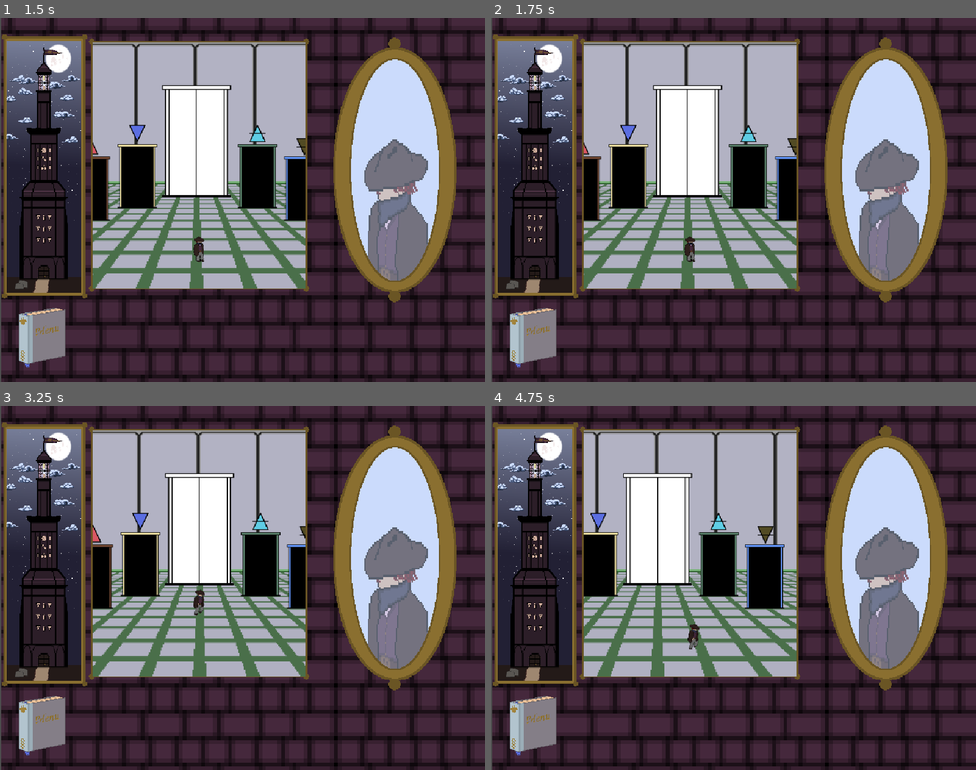
Above: before the commit, frames 1-4 (two rows, left to right).
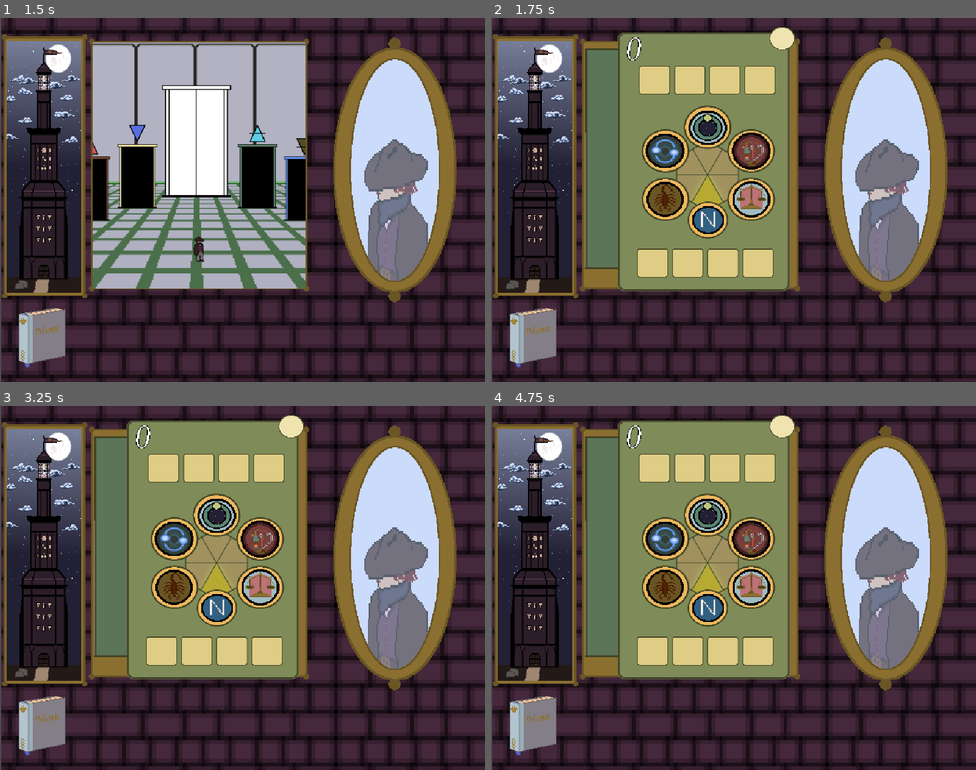
Above: after the commit, the same moments.

Repository: mccajd/Quintessential
Game: Godot game, scene res://Scenes/main_menu.tscn
Two runs of this game, one before a commit and one after it. Both use one fixed random seed, a clock stepped at 60 frames per second and the inputs below.
Inputs (mouse positions are in pixels of both pictures, inside the frame that each line leads up to):
- Up to frame 1 (1.5 s): click (441, 178) at 0.5 s; move the mouse to (349, 181) at 1.27 s; press the mouse at (349, 181) at 1.28 s
- Up to frame 2 (1.75 s): tap 0 (selectBeacon0, bound only after the commit) at 1.55 s
- Up to frame 3 (3.25 s): tap Enter at 2 s; move the mouse to (145, 606) at 2.02 s; release the mouse at (145, 606) at 2.03 s; tap 0 (selectBeacon0, bound only after the commit) at 2.1, 3.05 s; click (145, 606) at 2.3 s; move the mouse to (291, 507) at 2.77 s; press the mouse at (291, 507) at 2.78 s
- Up to frame 4 (4.75 s): move the mouse to (709, 660) at 3.52 s; release the mouse at (709, 660) at 3.53 s; tap 0 (selectBeacon0, bound only after the commit) at 3.6, 4.55 s; click (709, 660) at 3.8 s; move the mouse to (879, 642) at 4.27 s; press the mouse at (879, 642) at 4.28 s

Frame 1 is identical in both runs. In frame 2, 30% of the frame differs, in the area x 19-63%, y 2-76%; in frame 3, 30%; in frame 4, 30%.

Commit message:
Added keybinds to select nodes

Diff:
--- a/Scripts/beacon_node.gd
+++ b/Scripts/beacon_node.gd
@@ -152,6 +152,8 @@
 
 
 func _handle_button_logic():
+	_keybind_select(id)
+
 	if (!hovered): return
 
 	if (Input.is_action_just_pressed("select")):
@@ -206,3 +208,17 @@
 		100: return "res://assets/symbols/moon_symbol.png"
 		200: return "res://assets/symbols/sun_symbol.png"
 		300: return "res://assets/symbols/moon2_symbol.png"
+
+
+func _keybind_select(id):
+	# Hack.rjy This way you don't have to create a bunch of 'if' comparisons
+	# This handles Tens, otherwise there would be a bunch of errors since selectBeacon10 doesn't exist
+	if (id == 10):
+		if (Input.is_action_just_pressed("selectBeacon0")):
+			$SelectionSprite2D.visible = true
+			selected.emit(self)
+		return
+
+	if (Input.is_action_just_pressed("selectBeacon"+str(id))):
+		$SelectionSprite2D.visible = true
+		selected.emit(self)
--- a/project.godot
+++ b/project.godot
@@ -41,6 +41,56 @@
 "events": [Object(InputEventKey,"resource_local_to_scene":false,"resource_name":"","device":-1,"window_id":0,"alt_press …(195 unchanged characters)…
 ]
 }
+selectBeacon1={
+"deadzone": 0.2,
+"events": [Object(InputEventKey,"resource_local_to_scene":false,"resource_name":"","device":-1,"window_id":0,"alt_pressed":false,"shift_pressed":false,"ctrl_pressed":false,"meta_pressed":false,"pressed":false,"keycode":0,"physical_keycode":49,"key_label":0,"unicode":49,"location":0,"echo":false,"script":null)
+]
+}
+selectBeacon2={
+"deadzone": 0.2,
+"events": [Object(InputEventKey,"resource_local_to_scene":false,"resource_name":"","device":-1,"window_id":0,"alt_pressed":false,"shift_pressed":false,"ctrl_pressed":false,"meta_pressed":false,"pressed":false,"keycode":0,"physical_keycode":50,"key_label":0,"unicode":50,"location":0,"echo":false,"script":null)
+]
+}
+selectBeacon3={
+"deadzone": 0.2,
+"events": [Object(InputEventKey,"resource_local_to_scene":false,"resource_name":"","device":-1,"window_id":0,"alt_pressed":false,"shift_pressed":false,"ctrl_pressed":false,"meta_pressed":false,"pressed":false,"keycode":0,"physical_keycode":51,"key_label":0,"unicode":51,"location":0,"echo":false,"script":null)
+]
+}
+selectBeacon4={
+"deadzone": 0.2,
+"events": [Object(InputEventKey,"resource_local_to_scene":false,"resource_name":"","device":-1,"window_id":0,"alt_pressed":false,"shift_pressed":false,"ctrl_pressed":false,"meta_pressed":false,"pressed":false,"keycode":0,"physical_keycode":52,"key_label":0,"unicode":52,"location":0,"echo":false,"script":null)
+]
+}
+selectBeacon5={
+"deadzone": 0.2,
+"events": [Object(InputEventKey,"resource_local_to_scene":false,"resource_name":"","device":-1,"window_id":0,"alt_pressed":false,"shift_pressed":false,"ctrl_pressed":false,"meta_pressed":false,"pressed":false,"keycode":0,"physical_keycode":53,"key_label":0,"unicode":53,"location":0,"echo":false,"script":null)
+]
+}
+selectBeacon6={
+"deadzone": 0.2,
+"events": [Object(InputEventKey,"resource_local_to_scene":false,"resource_name":"","device":-1,"window_id":0,"alt_pressed":false,"shift_pressed":false,"ctrl_pressed":false,"meta_pressed":false,"pressed":false,"keycode":0,"physical_keycode":54,"key_label":0,"unicode":54,"location":0,"echo":false,"script":null)
+]
+}
+selectBeacon7={
+"deadzone": 0.2,
+"events": [Object(InputEventKey,"resource_local_to_scene":false,"resource_name":"","device":-1,"window_id":0,"alt_pressed":false,"shift_pressed":false,"ctrl_pressed":false,"meta_pressed":false,"pressed":false,"keycode":0,"physical_keycode":55,"key_label":0,"unicode":55,"location":0,"echo":false,"script":null)
+]
+}
+selectBeacon8={
+"deadzone": 0.2,
+"events": [Object(InputEventKey,"resource_local_to_scene":false,"resource_name":"","device":-1,"window_id":0,"alt_pressed":false,"shift_pressed":false,"ctrl_pressed":false,"meta_pressed":false,"pressed":false,"keycode":0,"physical_keycode":56,"key_label":0,"unicode":56,"location":0,"echo":false,"script":null)
+]
+}
+selectBeacon9={
+"deadzone": 0.2,
+"events": [Object(InputEventKey,"resource_local_to_scene":false,"resource_name":"","device":-1,"window_id":0,"alt_pressed":false,"shift_pressed":false,"ctrl_pressed":false,"meta_pressed":false,"pressed":false,"keycode":0,"physical_keycode":57,"key_label":0,"unicode":57,"location":0,"echo":false,"script":null)
+]
+}
+selectBeacon0={
+"deadzone": 0.2,
+"events": [Object(InputEventKey,"resource_local_to_scene":false,"resource_name":"","device":-1,"window_id":0,"alt_pressed":false,"shift_pressed":false,"ctrl_pressed":false,"meta_pressed":false,"pressed":false,"keycode":0,"physical_keycode":48,"key_label":0,"unicode":48,"location":0,"echo":false,"script":null)
+]
+}
 
 [layer_names]
 
